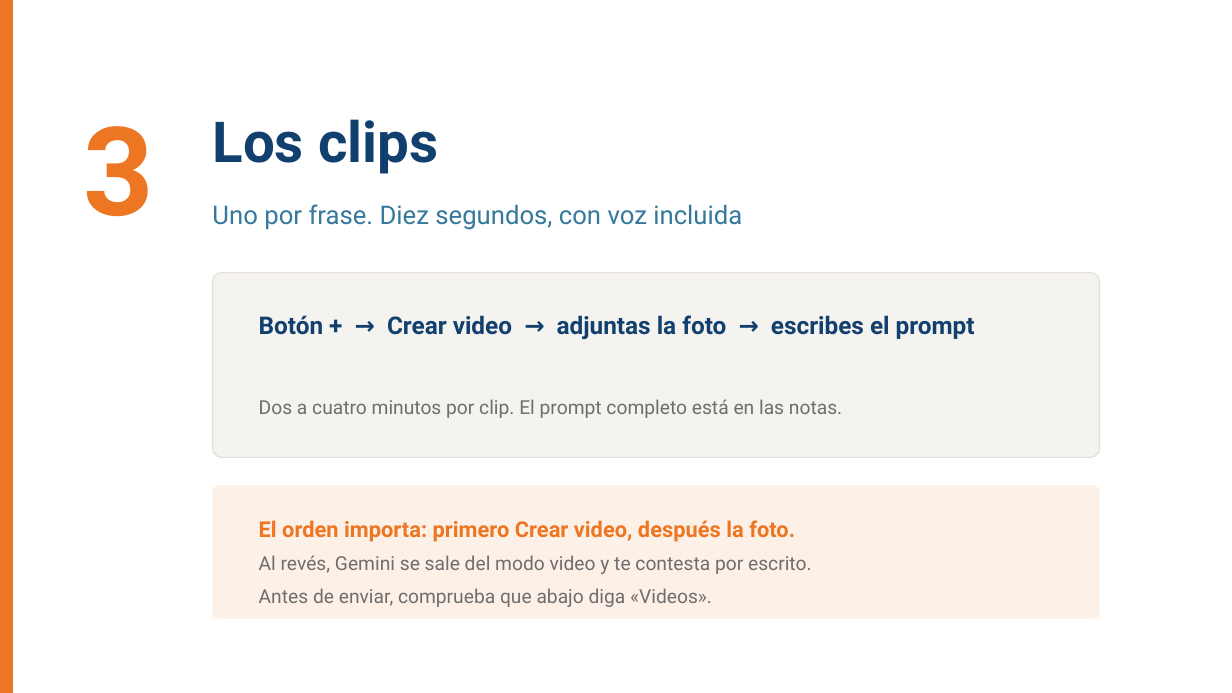
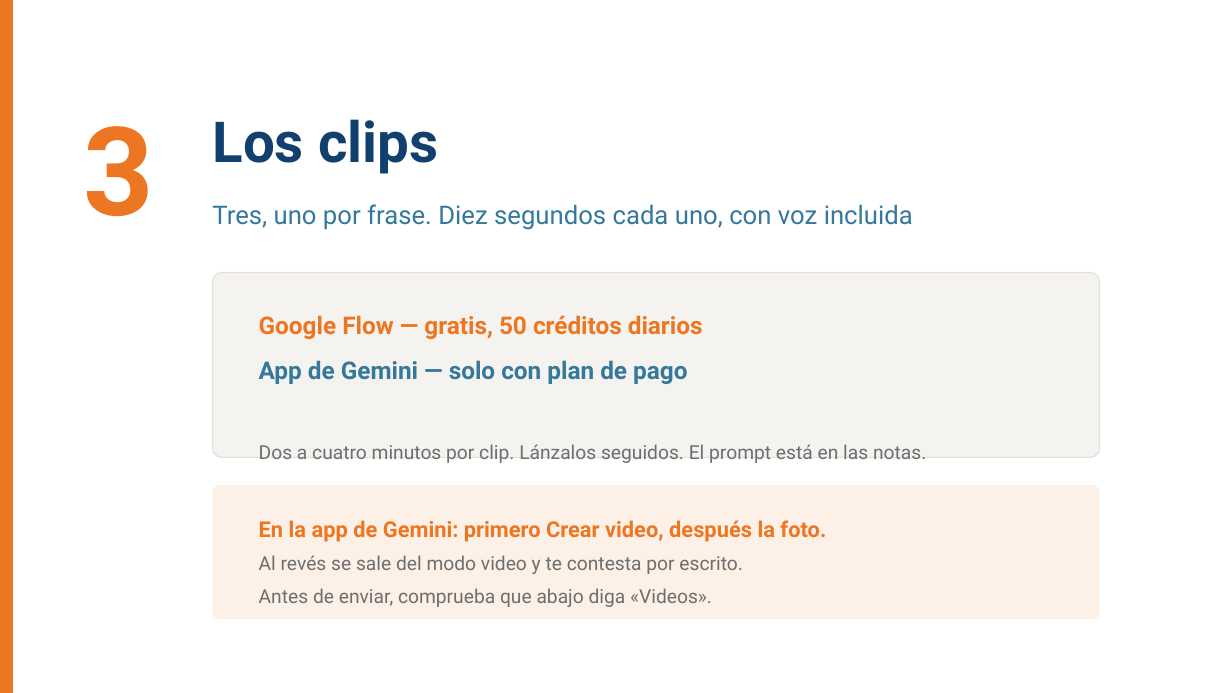
Before and after one commit to BioAITeamLearning/IntroInfo_2026_02_Ucaldas, a slide deck: slide 9 of _static/sesion06/S06_audio_imagen_video.pptx. Drawn at 1232x693 pixels with LibreOffice and Linux fonts; fonts in the diff are those of the drawing. Boxes give left, top, right and bottom in pixels: in the first picture for what was removed or moved away, otherwise in the second. Text is boxed around its words. In the diff, an @@ line names an element or a change of style, - is before the commit and + after.

```diff
--- a/_static/sesion06/S06_audio_imagen_video.pptx
+++ b/_static/sesion06/S06_audio_imagen_video.pptx
@@ text at box(212, 204, 913, 230): text changed @@
-Uno por frase. Diez segundos, con voz incluida
+Tres, uno por frase. Diez segundos cada uno, con voz incluida
@@ text at box(259, 315, 926, 463): text changed @@
-Botón + → Crear video → adjuntas la foto → escribes el prompt
-Dos a cuatro minutos por clip. El prompt completo está en las notas.
+Google Flow — gratis, 50 créditos diarios
+App de Gemini — solo con plan de pago
+Dos a cuatro minutos por clip. Lánzalos seguidos. El prompt está en las notas.
@@ text at box(259, 520, 826, 574): text changed; size 15 to 17 pt; text colour #6E6E6E to #ED7623; bold on @@
-El orden importa: primero Crear video, después la foto.
-Al revés, Gemini se sale del modo video y te contesta por escrito.
+En la app de Gemini: primero Crear video, después la foto.
+Al revés se sale del modo video y te contesta por escrito.
```
Also in this commit, not shown: 11 other slides changed, 2 other files.
